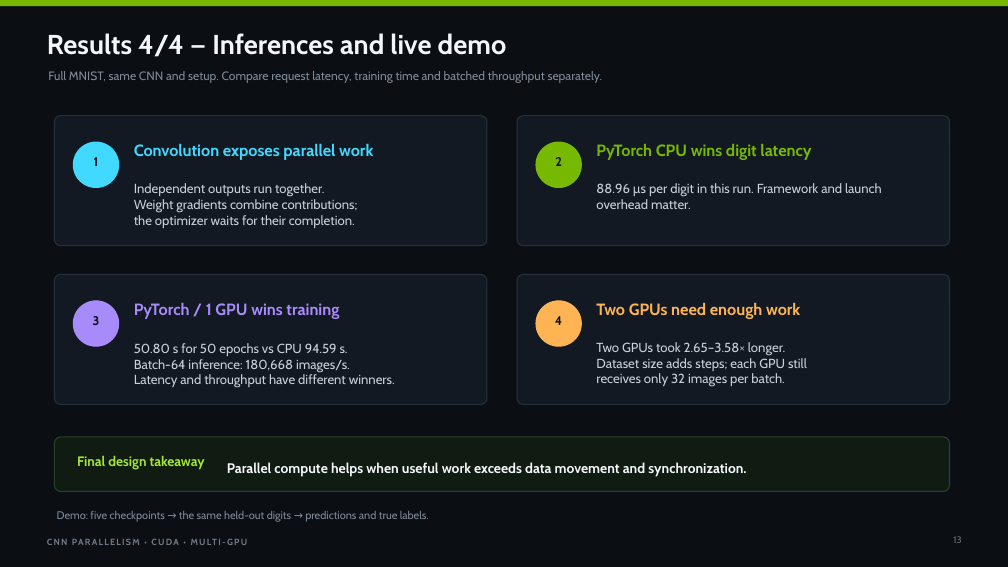
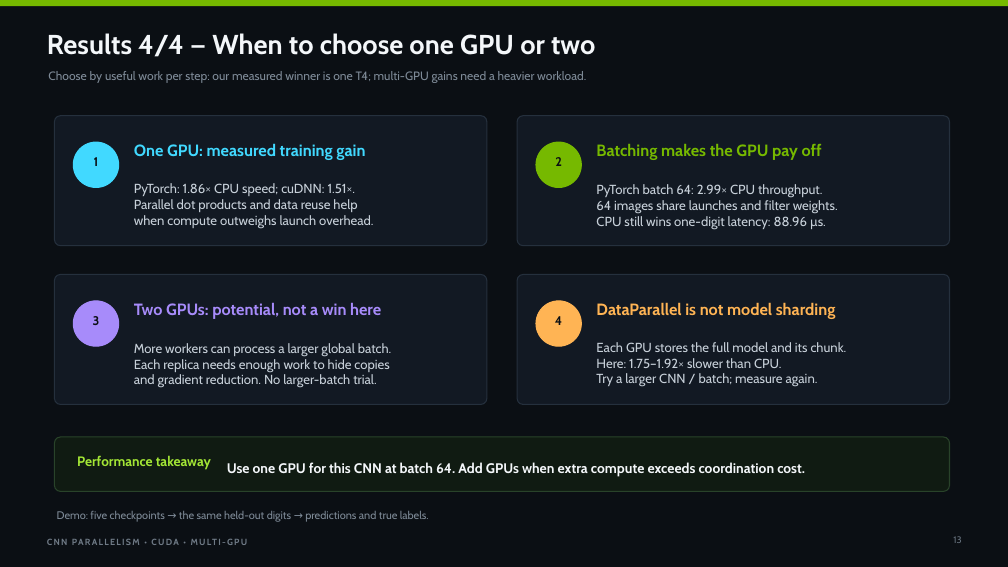
Before and after one commit to saltypal/CNN-CUDA-Case-Study, a slide deck: slide 13 of presentation/CNN_CUDA_Case_Study.pptx. Drawn at 1008x567 pixels with LibreOffice and Linux fonts; fonts in the diff are those of the drawing. Boxes give left, top, right and bottom in pixels: in the first picture for what was removed or moved away, otherwise in the second. Text is boxed around its words. In the diff, an @@ line names an element or a change of style, - is before the commit and + after.

Commit message:
Explain measured GPU gains and two-GPU scaling limits

```diff
--- a/presentation/CNN_CUDA_Case_Study.pptx
+++ b/presentation/CNN_CUDA_Case_Study.pptx
@@ text at (47,33,595,57): text changed @@
-Results 4/4 — Inferences and live demo
+Results 4/4 — When to choose one GPU or two
@@ text at (48,71,586,83): text changed @@
-Full MNIST, same CNN and setup. Compare request latency, training time and batched throughput separately.
+Choose by useful work per step: our measured winner is one T4; multi-GPU gains need a heavier workload.
@@ text at (134,143,365,160): text changed @@
-Convolution exposes parallel work
+One GPU: measured training gain
@@ text at (596,144,822,160): text changed @@
-PyTorch CPU wins digit latency
+Batching makes the GPU pay off
@@ text at (134,183,373,228): text changed @@
-Independent outputs run together.
-Weight gradients combine contributions;
-the optimizer waits for their completion.
+PyTorch: 1.86× CPU speed; cuDNN: 1.51×.
+Parallel dot products and data reuse help
+when compute outweighs launch overhead.
@@ text at (596,184,838,229): text changed @@
-88.96 µs per digit in this run. Framework and launch overhead matter.
+PyTorch batch 64: 2.99× CPU throughput.
+64 images share launches and filter weights.
+CPU still wins one-digit latency: 88.96 µs.
@@ text at (134,302,381,319): text changed @@
-PyTorch / 1 GPU wins training
+Two GPUs: potential, not a win here
@@ text at (596,302,836,319): text changed @@
-Two GPUs need enough work
+DataParallel is not model sharding
@@ text at (134,343,392,388): text changed @@
-50.80 s for 50 epochs vs CPU 94.59 s.
-Batch-64 inference: 180,668 images/s.
-Latency and throughput have different winners.
+More workers can process a larger global batch.
+Each replica needs enough work to hide copies
+and gradient reduction. No larger-batch trial.
@@ text at (596,342,847,387): text changed @@
-Two GPUs took 2.65–3.58× longer.
-Dataset size adds steps; each GPU still
-receives only 32 images per batch.
+Each GPU stores the full model and its chunk.
+Here: 1.75–1.92× slower than CPU.
+Try a larger CNN / batch; measure again.
@@ text at (77,455,211,470): text changed @@
-Final design takeaway
+Performance takeaway
@@ text at (227,462,805,477): text changed @@
-Parallel compute helps when useful work exceeds data movement and synchronization.
+Use one GPU for this CNN at batch 64. Add GPUs when extra compute exceeds coordination cost.
```
Also in this commit, not shown: 3 other slides changed.
